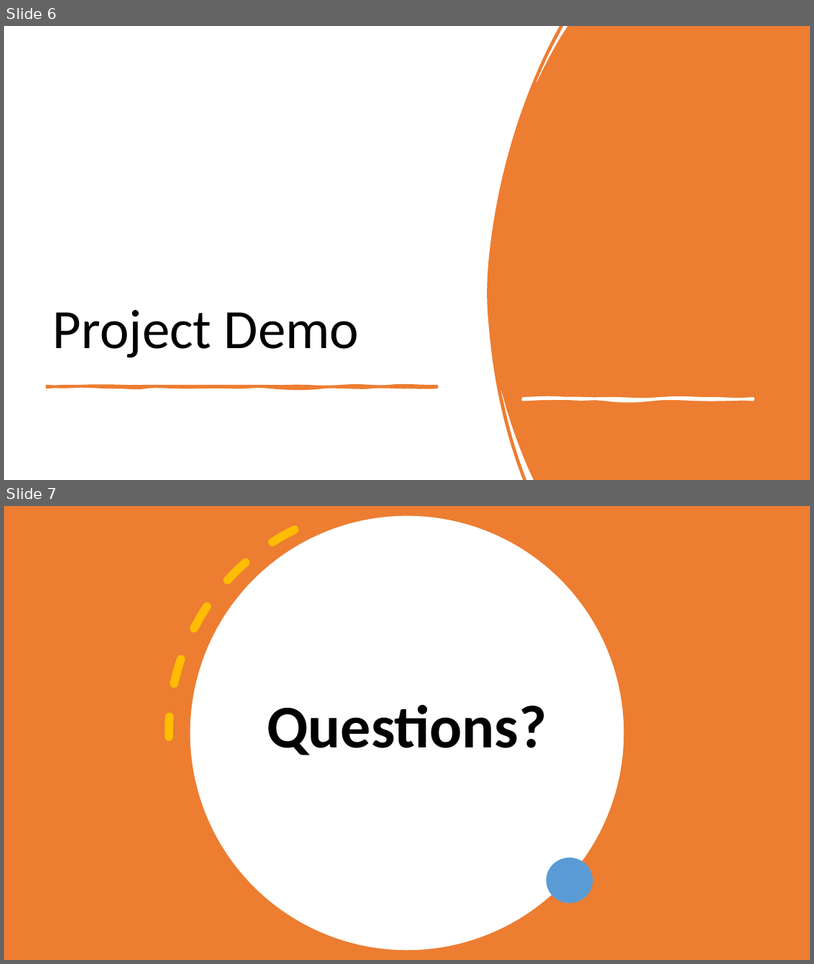
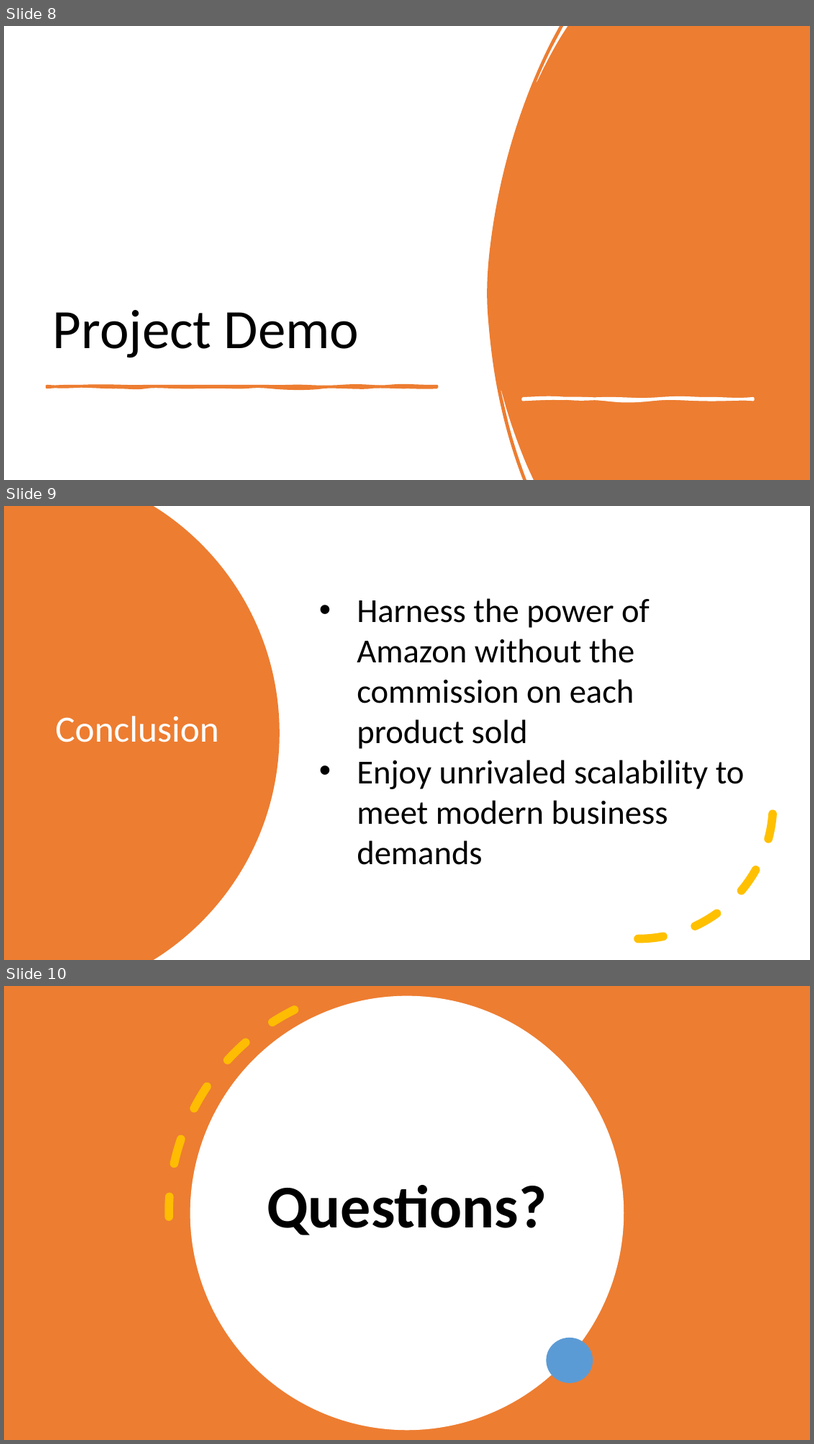
Before and after one commit to ZachDevore/Team10Project, a slide deck: The Store App.pptx. Shown one above the other, each under a label of ours: slides 6 and 7 before the commit, slides 8, 9 and 10 after it. The pictures are 814x964 and 814x1444 pixels, drawn with LibreOffice and Linux fonts; fonts in the diff are those of the drawing. Boxes give left, top, right and bottom in pixels: in the first picture for what was removed or moved away, otherwise in the second. Text is boxed around its words. In the diff, an @@ line names an element or a change of style, - is before the commit and + after.

```diff
--- a/The Store App.pptx
+++ b/The Store App.pptx
@@ slide 9 added at bbox=[4, 506, 810, 960], background #FFFFFF @@
@@ freeform shape added at bbox=[4, 506, 280, 960], fill #ED7D31 @@
@@ text added at bbox=[357, 598, 745, 865], 40 pt, text #000000 @@
+• Harness the power of Amazon without the commission on each product sold
+• Enjoy unrivaled scalability to meet modern business demands
@@ arc (boxed as its full ellipse) added at bbox=[504, 669, 774, 939], outline #FFC000 10 pt dashed @@
@@ title added at bbox=[55, 716, 219, 742], 44 pt, text #FFFFFF @@
+Conclusion
@@ what was slide 6 is now slide 8 @@
@@ what was slide 7 is now slide 10 @@
```
Also in this commit, not shown: 2 slides changed, 2 other slides added.
